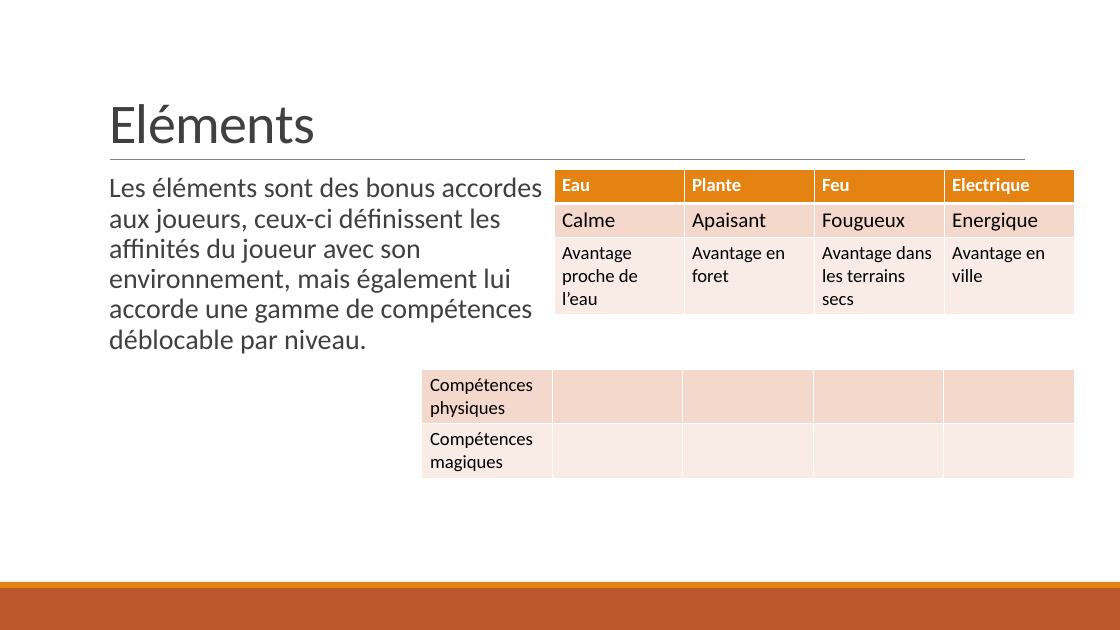
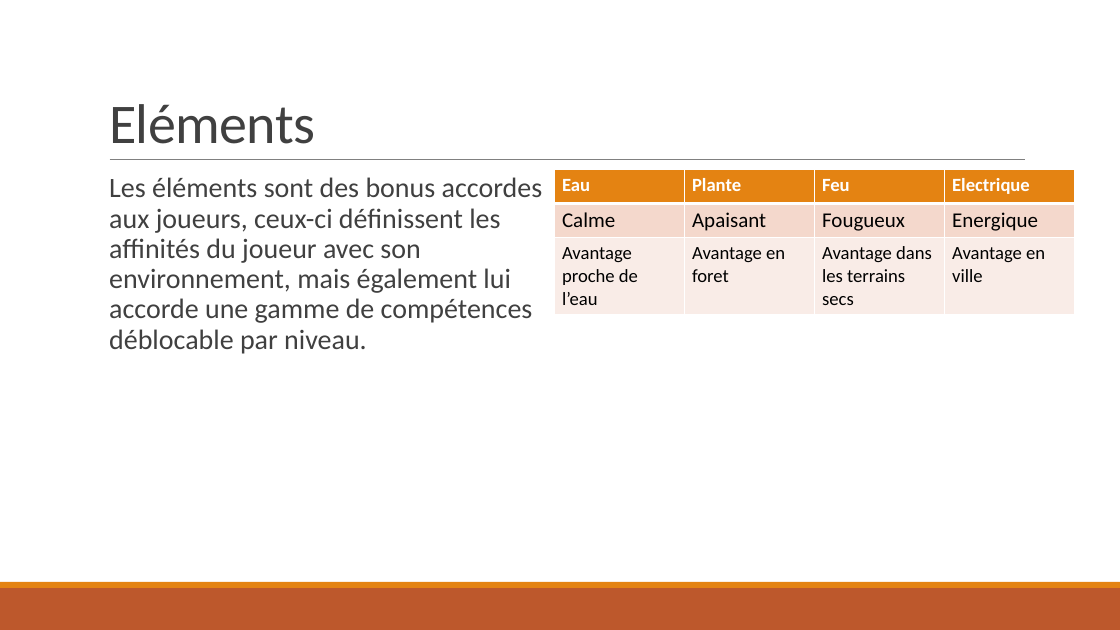
Before and after one commit to NCarrez/JdR-DeadSpells, a slide deck: slide 5 of 00 - Presentation.pptx (slide 3 before the commit). Drawn at 1120x630 pixels with LibreOffice and Linux fonts; fonts in the diff are those of the drawing. Boxes give left, top, right and bottom in pixels: in the first picture for what was removed or moved away, otherwise in the second. Text is boxed around its words. In the diff, an @@ line names an element or a change of style, - is before the commit and + after.

```diff
--- a/00 - Presentation.pptx
+++ b/00 - Presentation.pptx
@@ table removed at bbox=[422, 370, 1073, 476], 2 rows, 5 columns @@
-Compétences physiques |  |  |  | 
-Compétences magiques |  |  |  | 
```
Also in this commit, not shown: 8 other slides changed, 6 slides added, 5 slides removed.
